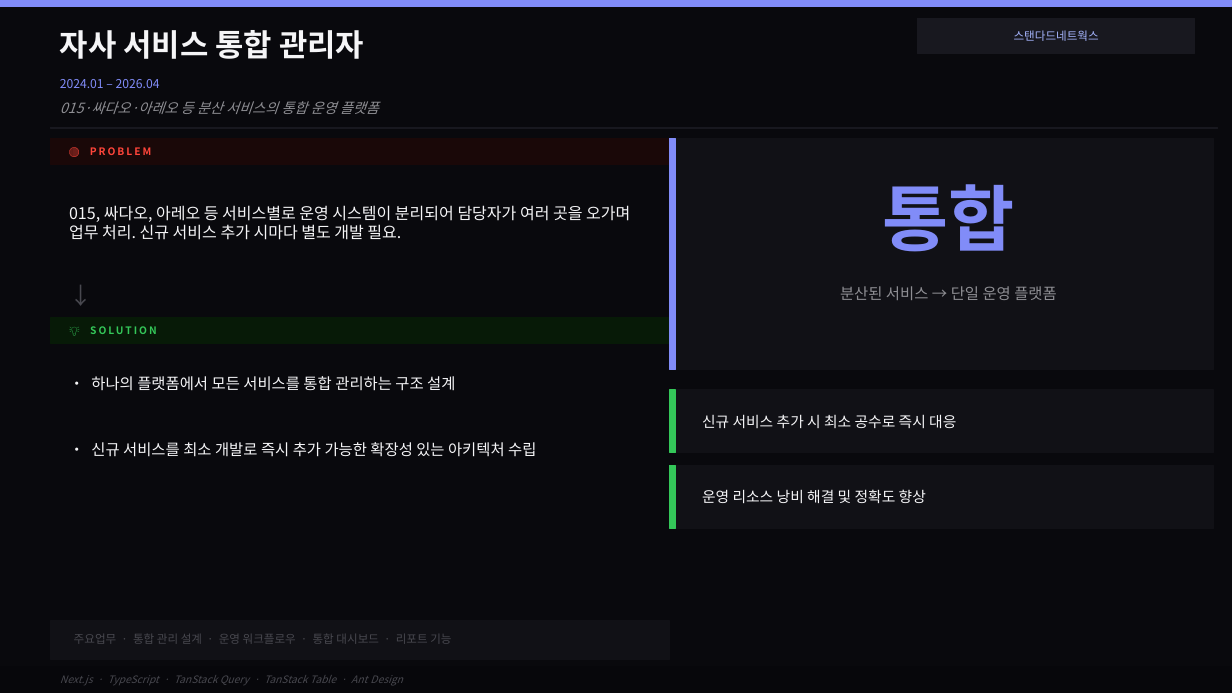
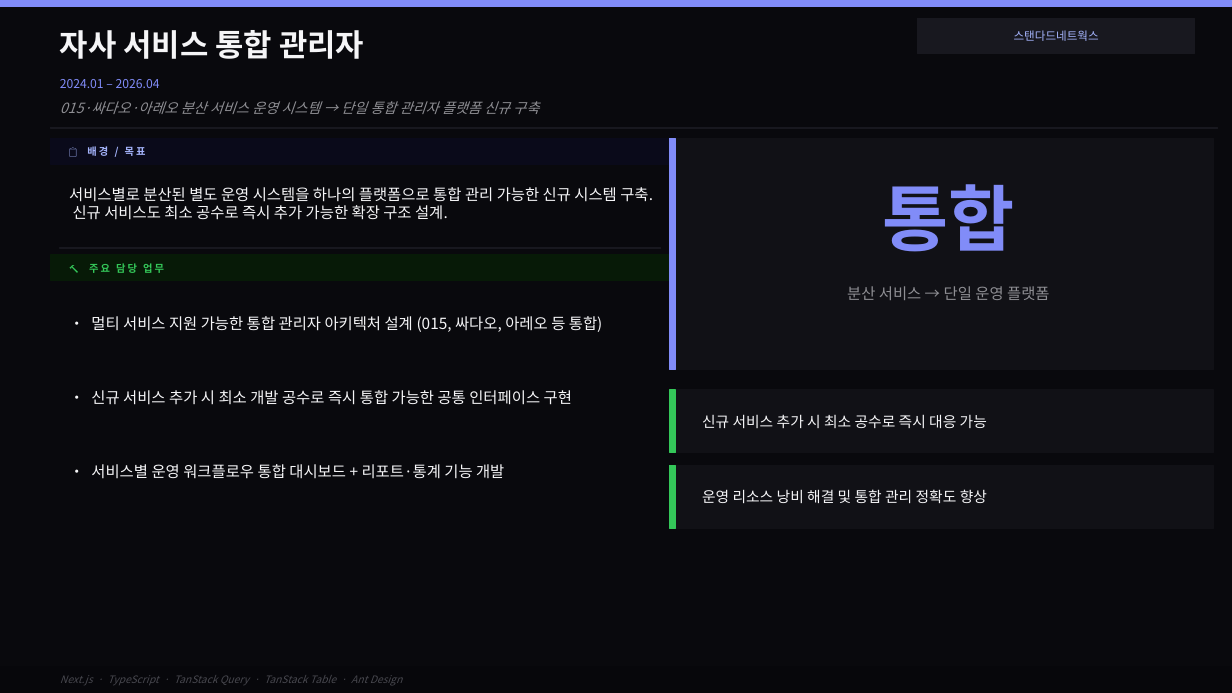
Before and after one commit to jinwonnnnnnn/jinwon-portfolio, a slide deck: slide 9 of apps/web/public/portfolio.pptx. Drawn at 1232x693 pixels with LibreOffice and Linux fonts; fonts in the diff are those of the drawing. Boxes give left, top, right and bottom in pixels: in the first picture for what was removed or moved away, otherwise in the second. Text is boxed around its words. In the diff, an @@ line names an element or a change of style, - is before the commit and + after.

```diff
--- a/apps/web/public/portfolio.pptx
+++ b/apps/web/public/portfolio.pptx
@@ text at <box>60,101,539,114</box>: text changed @@
-015·싸다오·아레오 등 분산 서비스의 통합 운영 플랫폼
+015·싸다오·아레오 분산 서비스 운영 시스템 → 단일 통합 관리자 플랫폼 신규 구축
@@ rectangle at <box>51,139,670,165</box>: fill #1A0808 to #0A0A1A; outline #1A0808 1 pt to #0A0A1A 1 pt @@
@@ text at <box>87,146,146,156</box>: text changed; text colour #FF453A to #A5B4FC @@
-🔴 PROBLEM
+📋 배경 / 목표
@@ text at <box>69,187,653,220</box>: text changed; size 12.5 to 12 pt @@
-015, 싸다오, 아레오 등 서비스별로 운영 시스템이 분리되어 담당자가 여러 곳을 오가며 업무 처리. 신규 서비스 추가 시마다 별도 개발 필요.
+서비스별로 분산된 별도 운영 시스템을 하나의 플랫폼으로 통합 관리 가능한 신규 시스템 구축. 신규 서비스도 최소 공수로 즉시 추가 가능한 확장 구조 설계.
@@ rectangle: place and size @@
-rectangle at <box>51,318,670,344</box>
+rectangle at <box>51,255,670,281</box>
@@ rectangle added at <box>60,248,661,249</box>, fill #18181F, outline #18181F 1 pt @@
@@ text added at <box>89,263,164,273</box>, 8 pt, text #34C759, bold @@
+🔨 주요 담당 업무
@@ text removed at <box>60,279,97,312</box> @@
-↓
@@ text at <box>847,286,1049,300</box>: text changed @@
-분산된 서비스 → 단일 운영 플랫폼
+분산 서비스 → 단일 운영 플랫폼
@@ text removed at <box>90,326,157,334</box> @@
-💡 SOLUTION
@@ text at <box>91,316,603,332</box>: text changed @@
-• 하나의 플랫폼에서 모든 서비스를 통합 관리하는 구조 설계
+• 멀티 서비스 지원 가능한 통합 관리자 아키텍처 설계 (015, 싸다오, 아레오 등 통합)
@@ text at <box>91,390,572,405</box>: text changed @@
-• 신규 서비스를 최소 개발로 즉시 추가 가능한 확장성 있는 아키텍처 수립
+• 신규 서비스 추가 시 최소 개발 공수로 즉시 통합 가능한 공통 인터페이스 구현
@@ text at <box>702,414,987,428</box>: text changed @@
-신규 서비스 추가 시 최소 공수로 즉시 대응
+신규 서비스 추가 시 최소 공수로 즉시 대응 가능
@@ text at <box>91,464,504,479</box>: text changed; size 9 to 12 pt; text colour #48484F to #F5F5F7 @@
-주요업무 · 통합 관리 설계 · 운영 워크플로우 · 통합 대시보드 · 리포트 기능
+• 서비스별 운영 워크플로우 통합 대시보드 + 리포트·통계 기능 개발
@@ text at <box>702,489,987,503</box>: text changed @@
-운영 리소스 낭비 해결 및 정확도 향상
+운영 리소스 낭비 해결 및 통합 관리 정확도 향상
@@ rectangle removed at <box>51,621,670,660</box> @@
```
Also in this commit, not shown: 5 other slides changed, 1 other file.
